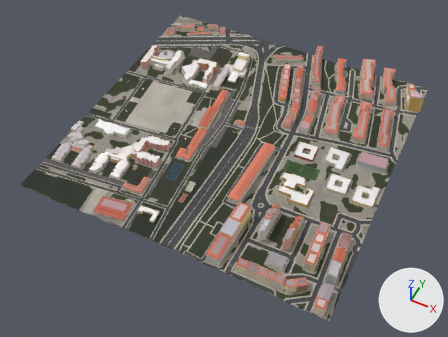
What one commit did to the glTF model public/tiles/amadora/t_2_0.glb.
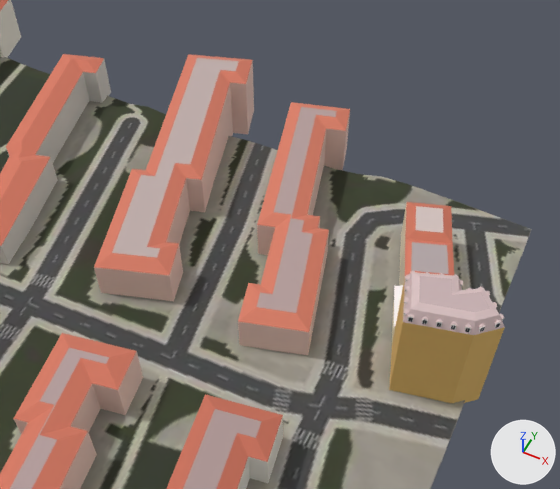
Old and new are each drawn whole from a camera (50 mm lens) standing at (-7906.0, 3836.0, 858.0) and looking at (-8211.0, 4445.0, 96.0) and again close up from a camera (50 mm lens) standing at (-7955.0, 4572.0, 300.0) and looking at (-8006.0, 4675.0, 172.0). Every picture has the same lights, and +X, +Y and +Z are marked at lower right. The last two pictures show the newer version. Where no turn or scale is listed for an object, it has been applied to the vertices. Vertices at exactly the same position are counted once.

Objects in the first close-up: 'buildings', 'terrain'.
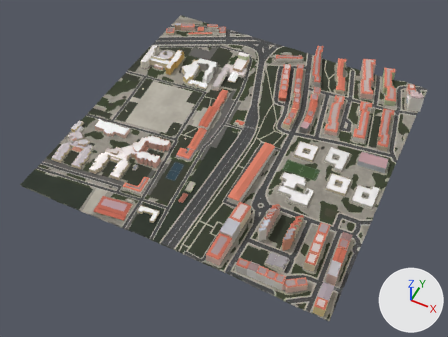
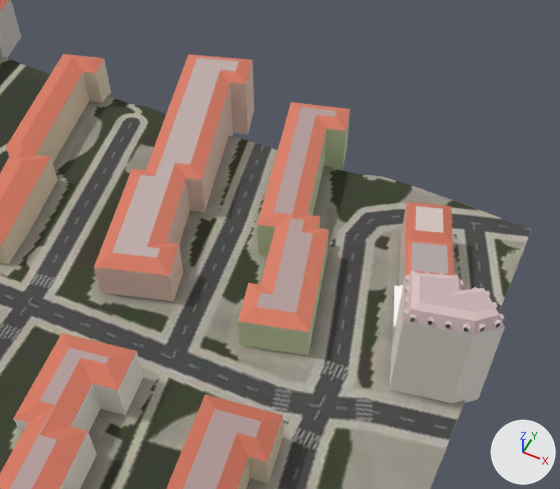
Patch to the scene script:
```diff
--- a/public/tiles/amadora/t_2_0.glb.py
+++ b/public/tiles/amadora/t_2_0.glb.py
@@ me_buildings @@
 # used by ob_buildings; location = (-8206.6, 4507.1, 144.8)
-me_buildings.from_pydata(...)  # 4761 vertices, 6402 faces; spans x -251.0..251.0, y -261.0..261.0, z -21.0..21.0
+me_buildings.from_pydata(...)  # 4715 vertices, 6376 faces; spans x -251.0..251.0, y -261.0..261.0, z -21.0..21.0
+# me_buildings part 1
+# 47 vertices are removed from x 231.0..245.0, y 168.0..183.0, z 17.0..20.0
+# 77 faces are deleted
+# 9 vertices in x 234.0..242.0, y 168.0..170.0, z 18.0..20.0 move by (2.0, 1.0, 0.0)
+# 6 vertices in x 235.0..238.0, y 169.0..170.0, z 18.0..20.0 move by (1.0, 0.0, 0.0)
+# 3 vertices in x 234.0..241.0, y 169.0..171.0, z 18.0..20.0 move by (2.0, 0.0, 0.0)
+# 19 vertices move within x 235.0..244.0, y 169.0..171.0, z 17.0..20.0
+# 9 vertices are added at x 233.0..243.0, y 168.0..182.0, z 19.0..20.0
+# 55 new faces join them
+# me_buildings part 2: 6320 kept faces spanning x -251.0..251.0, y -261.0..261.0, z -21.0..21.0 get new vertex colours
+# other edits to the shape of me_buildings do not show in these pictures
 me_buildings.materials.append(mat_buildings)
```

Changed parts and their boxes (x1, y1, x2, y2) in the close-ups (560 x 489 px; the box of a moved part takes in the faces that stretch with it):
part 1 of me_buildings, moved or reshaped
    before: (408, 286, 483, 333)
    after: (410, 287, 478, 332)
part 2 of me_buildings, recoloured
    both: (0, 0, 505, 489)
